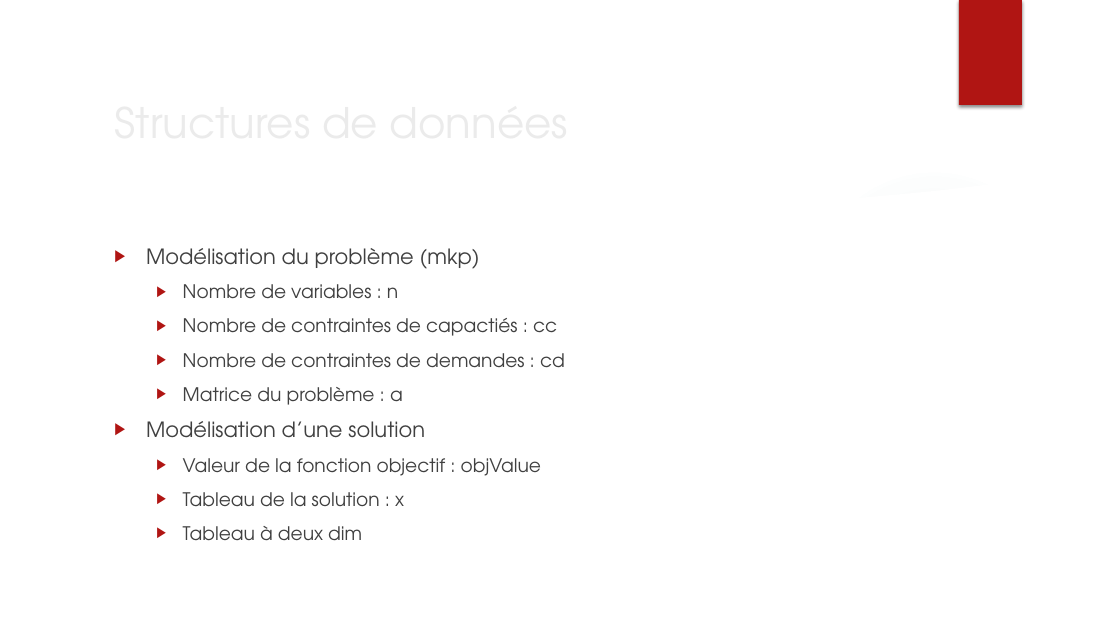
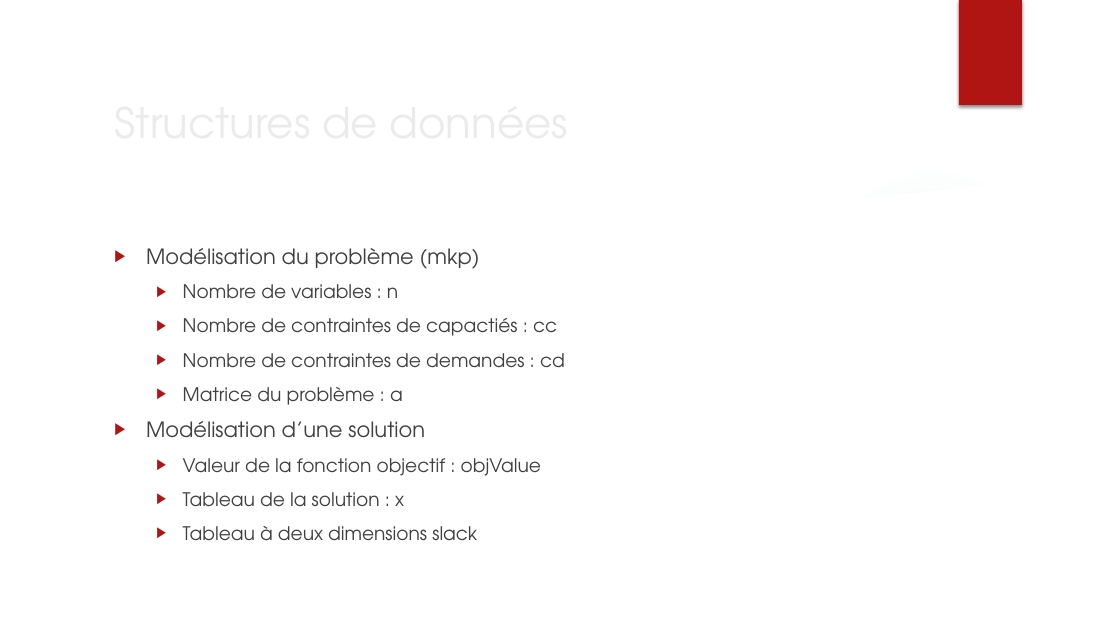
Before and after one commit to jordane-quincy/M2_MetaHeuristique, a slide deck: slide 4 of TP/Soutenance.pptx. Drawn at 1120x630 pixels with LibreOffice and Linux fonts; fonts in the diff are those of the drawing; background and template pictures are left out. Boxes give left, top, right and bottom in pixels: in the first picture for what was removed or moved away, otherwise in the second. Text is boxed around its words. In the diff, an @@ line names an element or a change of style, - is before the commit and + after.

```diff
--- a/TP/Soutenance.pptx
+++ b/TP/Soutenance.pptx
@@ text at [183,526,477,541]: text changed @@
-  ▶ Tableau à deux dim
+  ▶ Tableau à deux dimensions slack
```
Also in this commit, not shown: 4 other slides changed, 2 slides added, 2 slides removed.
